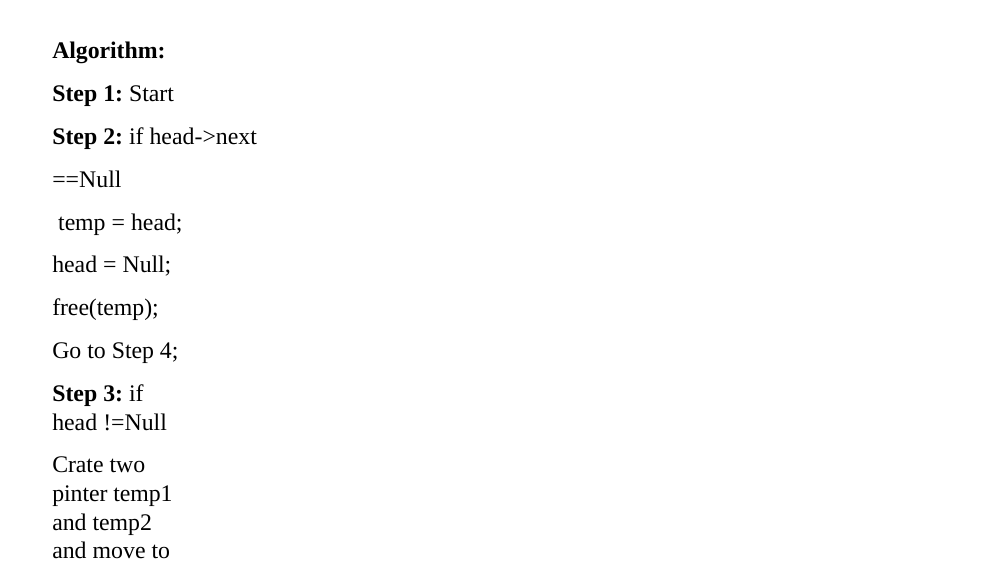
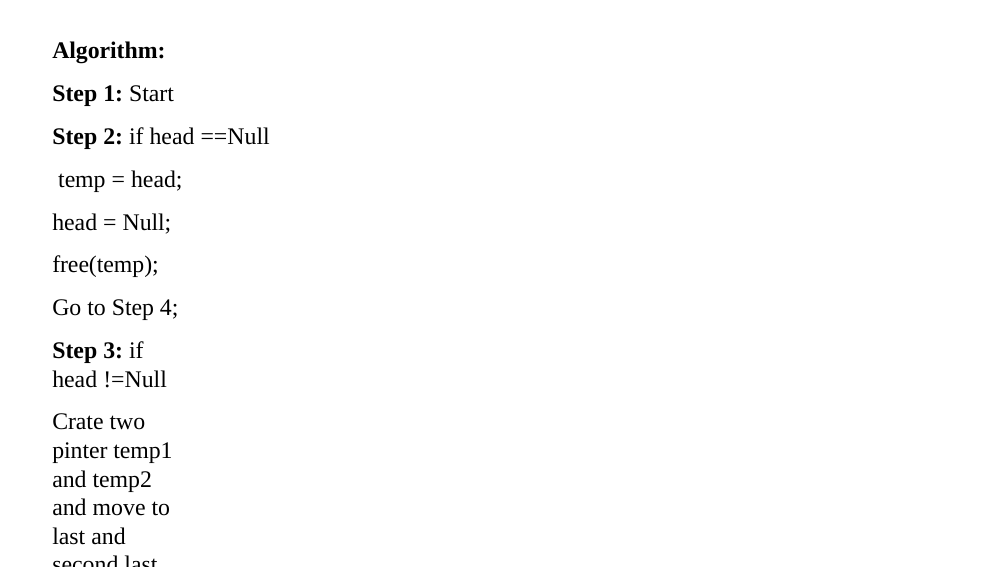
Before and after one commit to AyuTUL/3rdCSIT, a slide deck: slide 44 of DSA/Notes/5lists.pptx. Drawn at 1008x567 pixels with LibreOffice and Linux fonts; fonts in the diff are those of the drawing. Boxes give left, top, right and bottom in pixels: in the first picture for what was removed or moved away, otherwise in the second. Text is boxed around its words. In the diff, an @@ line names an element or a change of style, - is before the commit and + after.

```diff
--- a/DSA/Notes/5lists.pptx
+++ b/DSA/Notes/5lists.pptx
@@ text at [52, 127, 270, 192]: text changed @@
-Step 2: if head->next ==Null
-temp = head;
+Step 2: if head ==Null temp = head;
```
Also in this commit, not shown: 21 other files.
